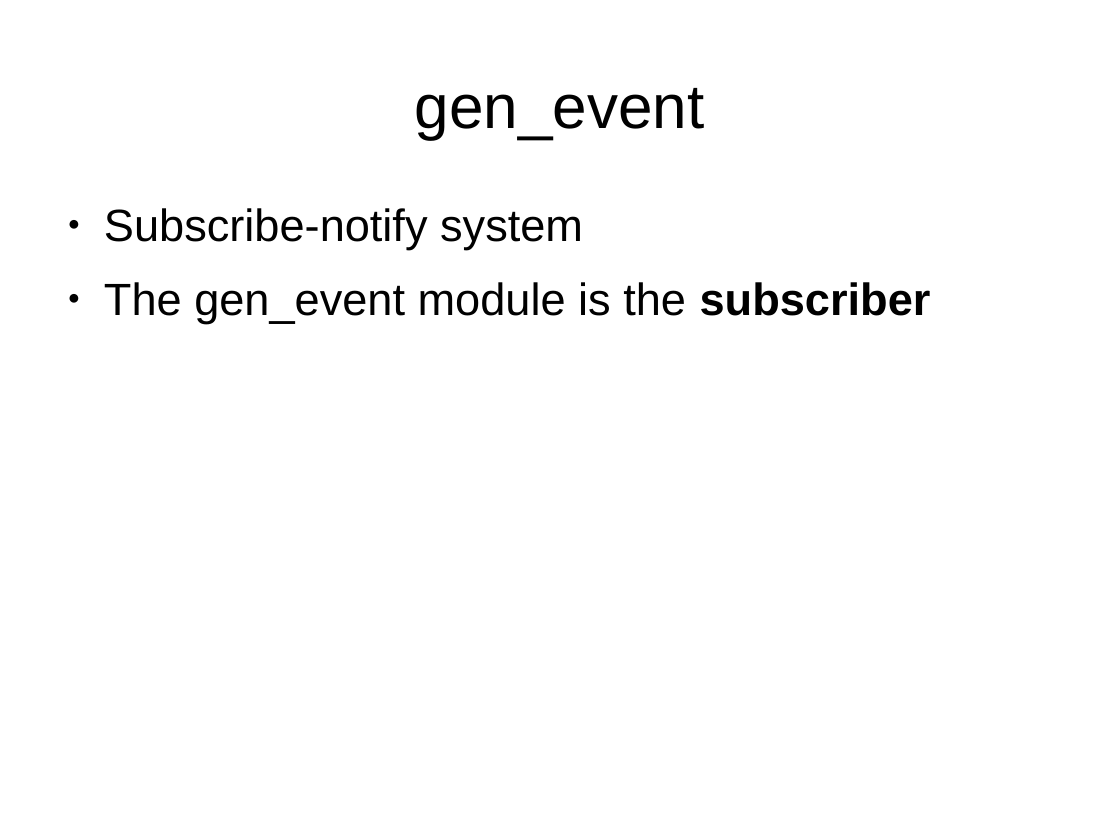
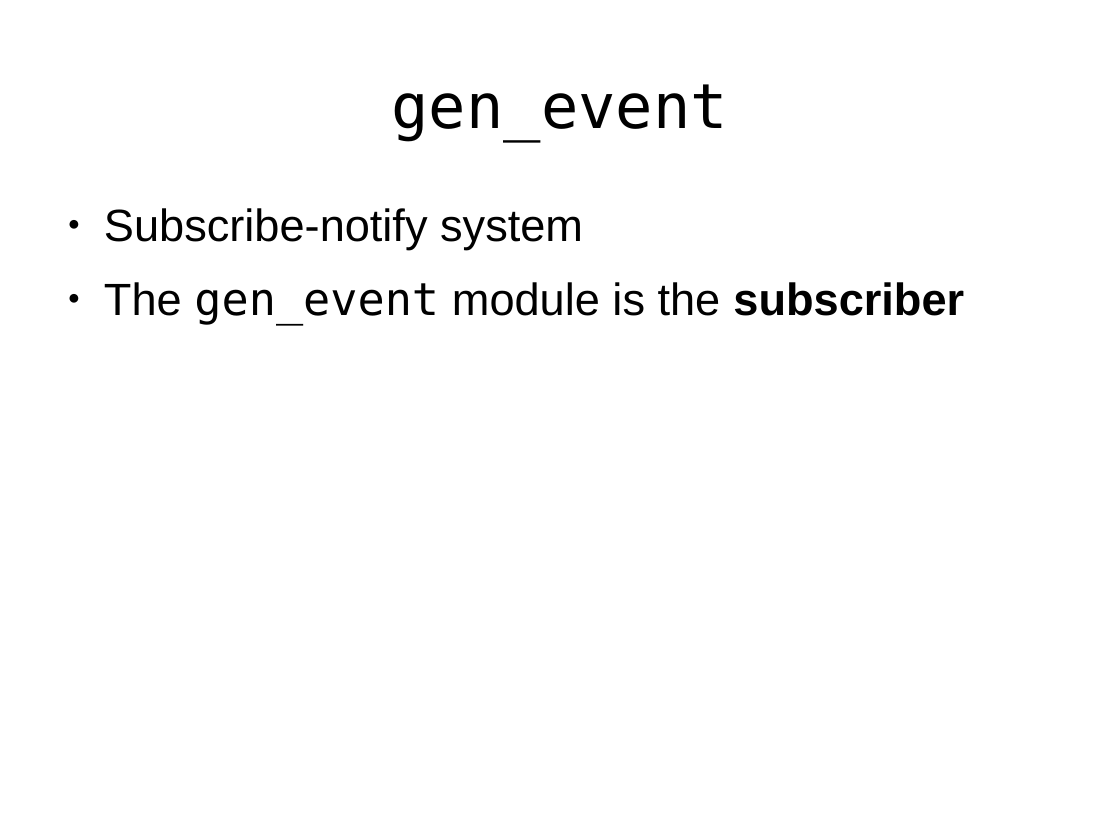
Before and after one commit to bernardd/OTPworkshop, a slide deck: slide 9 of Slides.odp. Drawn at 1120x840 pixels with LibreOffice and Linux fonts; fonts in the diff are those of the drawing. Boxes give left, top, right and bottom in pixels: in the first picture for what was removed or moved away, otherwise in the second. Text is boxed around its words. In the diff, an @@ line names an element or a change of style, - is before the commit and + after.

Commit message:
More work, add gen_event example

```diff
--- a/Slides.odp
+++ b/Slides.odp
@@ title "gen_event" at (392, 84, 728, 141): font Arial to DejaVu Sans Mono @@
@@ text at (104, 282, 964, 326): font Arial to DejaVu Sans Mono in "gen_event" @@
```
Also in this commit, not shown: 6 other slides changed, 1 slide added, 1 slide removed, 7 other files.
